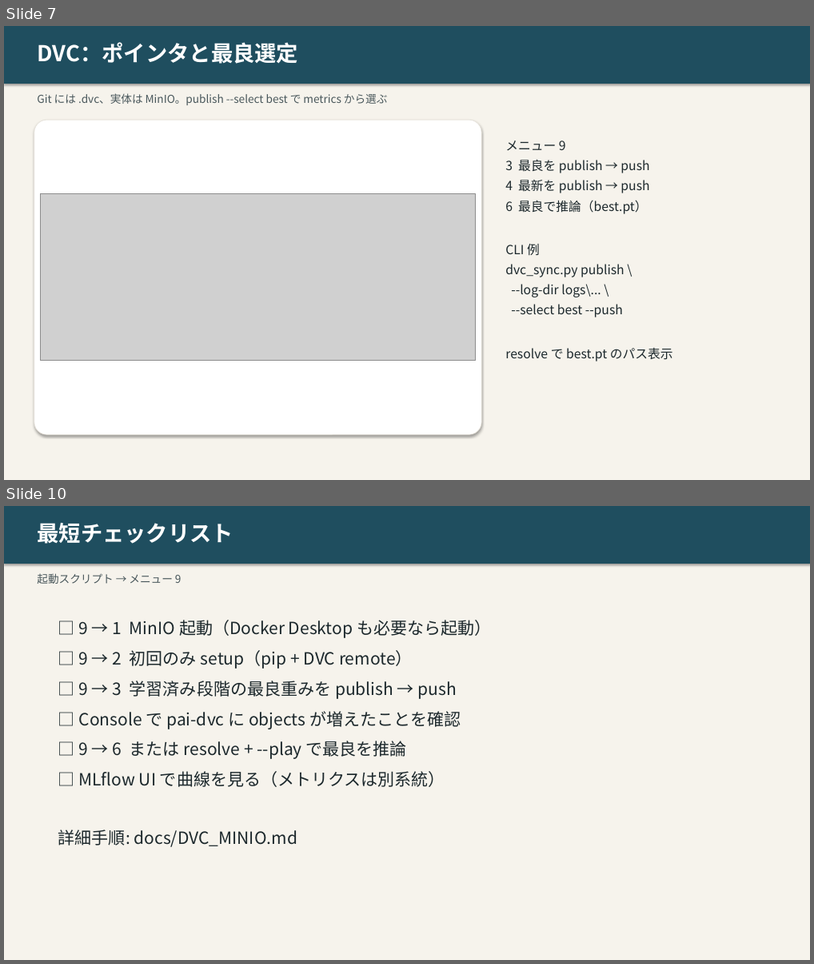
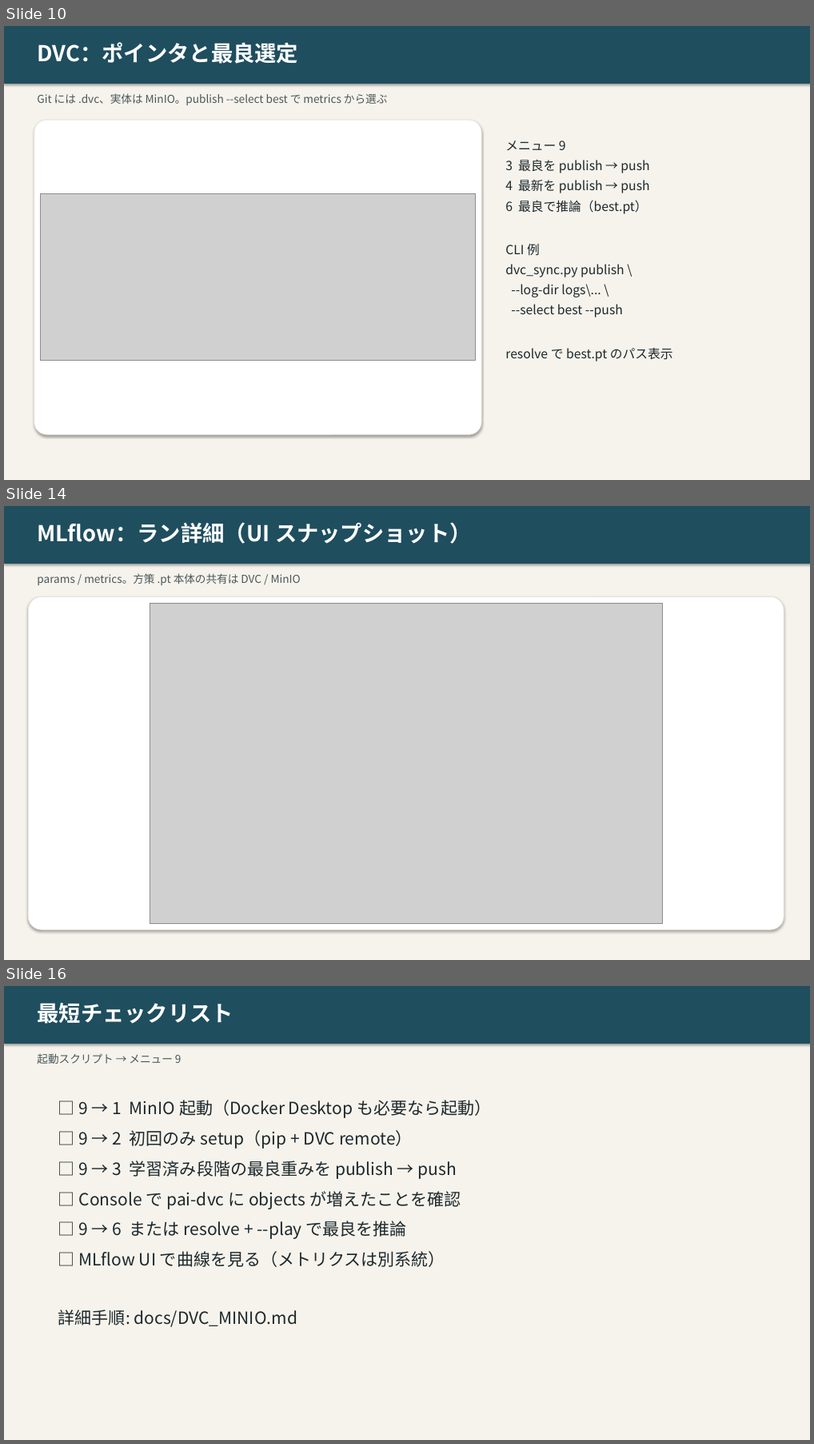
Before and after one commit to xeno1983/PAI_Task, a slide deck: scripts/DVC_MLflow_MinIO使い方.pptx. Shown one above the other, each under a label of ours: slides 7 and 10 before the commit, slides 10, 14 and 16 after it; the slides between them are not shown. The pictures are 814x964 and 814x1444 pixels, drawn with LibreOffice and Linux fonts; fonts in the diff are those of the drawing; grey boxes stand for pictures. Boxes give left, top, right and bottom in pixels: in the first picture for what was removed or moved away, otherwise in the second. Text is boxed around its words. In the diff, an @@ line names an element or a change of style, - is before the commit and + after.

Commit message:
Add flow diagrams and real MLflow UI snapshots to DVC/MLflow/MinIO PPT
Capture MLflow UI via Playwright, add user-journey and data-flow slides, add Windows setup doc.

```diff
--- a/scripts/DVC_MLflow_MinIO使い方.pptx
+++ b/scripts/DVC_MLflow_MinIO使い方.pptx
@@ slide 14 added at bbox=[4, 506, 810, 960], background #FFFFFF @@
@@ rectangle added at bbox=[4, 506, 810, 960], fill #F6F3EC @@
@@ rectangle added at bbox=[4, 506, 810, 564], fill #1F4E5F @@
@@ text added at bbox=[37, 522, 472, 544], 26 pt, text #FFFFFF, bold @@
+MLflow：ラン詳細（UI スナップショット）
@@ text added at bbox=[37, 573, 301, 585], 13 pt, text #4A585C @@
+params / metrics。方策 .pt 本体の共有は DVC / MinIO
@@ rounded rectangle added at bbox=[28, 596, 784, 929], fill #FFFFFF, outline #E8E4DC 0.75 pt @@
@@ picture added at bbox=[150, 603, 662, 924] @@
@@ what was slide 7 is now slide 10 @@
@@ what was slide 10 is now slide 16 @@
```
Also in this commit, not shown: 3 slides changed, 5 other slides added, 9 other files.
